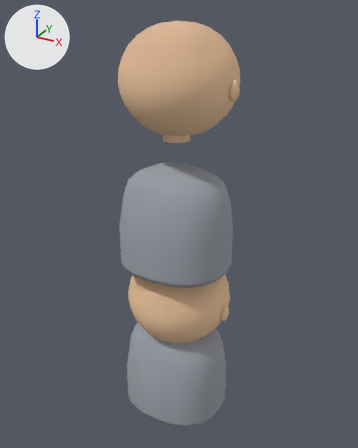
The Blender file packages/client/assets/monk/monk.blend as it was, and as the next commit left it.
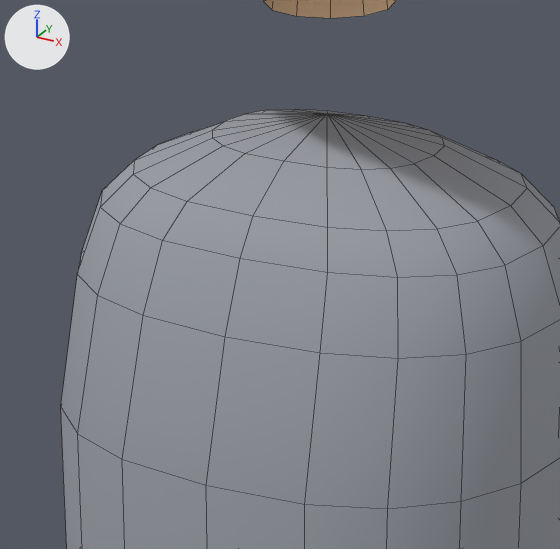
The first picture shows the older version from a camera (50 mm lens) standing at (0.782, -1.401, 1.162) and looking at (-0.006, 0.031, 0.447). The close-ups show the older and then the newer version on the part from 30% to 63% of the width and 31% to 57% of the height of that picture. Only the edits that show in the close-ups are written down. Lighting does not change. The marker at upper left points along +X, +Y and +Z. The close-ups show mesh edges as thin lines. The same objects are shown in both versions, whatever each file hides.

In view in the first close-up: 'head_0', 'skirt_0'.
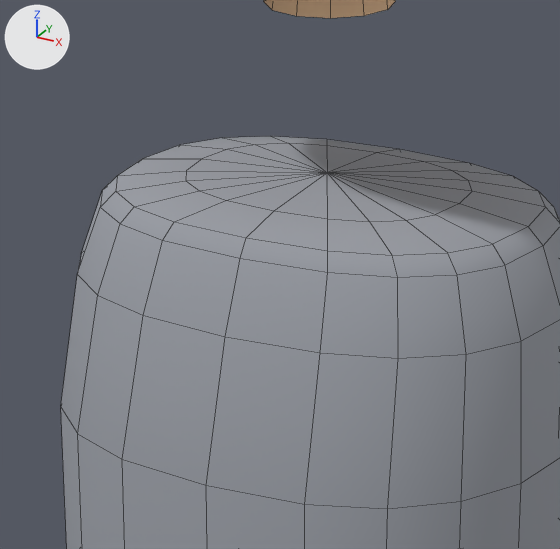
Pixel boxes (x1, y1, x2, y2) of what changed, in the close-ups (560 x 549 px; the box of a moved part takes in the faces that stretch with it):
'skirt_0', reshaped: before (61, 109, 560, 549); after (61, 136, 560, 549)
part 1 of me_skirt_mesh, moved or reshaped: before (100, 109, 560, 277); after (100, 136, 560, 277)

What changed in the scene script:
```text
Change me_skirt_mesh:
    used by ob_skirt_0; location = (0.0, 0.0, 0.611)
    remove me_skirt_mesh.from_pydata(...)  # 142 vertices, 160 faces; spans x -0.198..0.198, y -0.176..0.176, z -0.297..0.07
    add me_skirt_mesh.from_pydata(...)  # 142 vertices, 160 faces; spans x -0.198..0.198, y -0.176..0.176, z -0.297..0.026
    me_skirt_mesh part 1: 41 of 142 vertices moved; they spanned x -0.145..0.145, y -0.104..0.104, z 0.025..0.07 and now span x -0.159..0.159, y -0.113..0.113, z 0.012..0.026; mean shift (0.0, 0.0, -0.023); largest move (0.0, 0.0, 0.07) -> (0.0, 0.0, 0.026)
```
